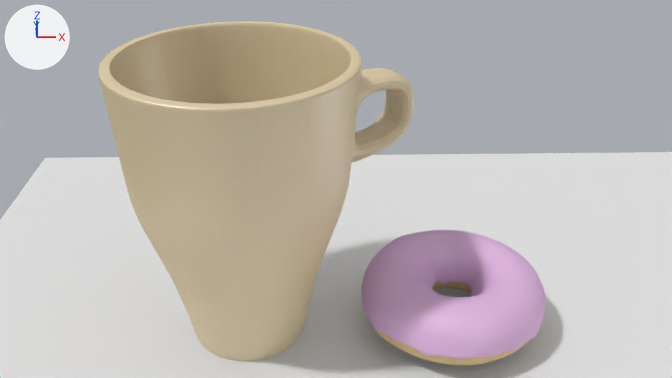
Two versions of the Blender file Quinto-trabajo/mug-modelling.blend, one commit apart.
One viewpoint serves both versions: the file's camera 'Camera'. The lights are fixed; the arrows at upper left show +X, +Y and +Z.
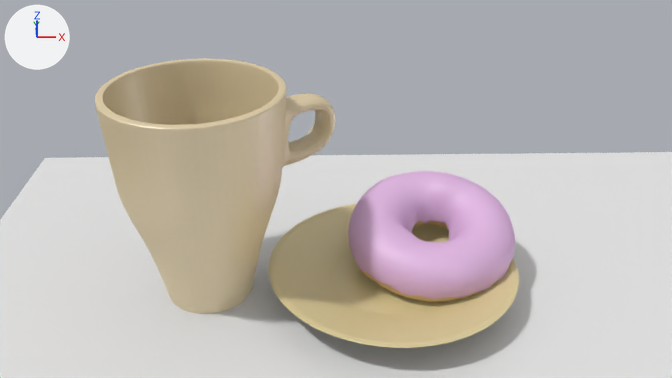
What changed in the scene script:
```text
Add mat_material_003:
    mat_material_003 = bpy.data.materials.new('Material.003')
    # nodes: BsdfAnisotropic, BsdfDiffuse, MixShader, OutputMaterial
    # colours: beige #e7d49b
Add me_cylinder:
    me_cylinder.from_pydata(...)  # 256 vertices, 242 faces; spans x -1.0..1.0, y -1.0..1.0, z -0.56..0.51
    me_cylinder.materials.append(mat_material_003)
Change ob_cylinder:
    ob_cylinder.location: (-2.16, 1.42, 2.33) -> (-2.94, 2.47, 1.89)
    ob_cylinder.scale: (1.77, 1.17, -2.37) -> (1.45, 0.957, -1.94)
Change ob_torus_001:
    ob_torus_001.location: (1.23, 1.41, 0.58) -> (1.08, 2.92, 0.8)
    ob_torus_001.rotation_euler: (0.0, 0.0, 0.0) -> (0.19, 0.0, 0.0)  # degrees (0, 0, 0) -> degrees (11, 0, 0)
Change ob_torus:
    ob_torus.location: (1.23, 1.41, 0.58) -> (1.08, 2.92, 0.8)
    ob_torus.rotation_euler: (0.0, 0.0, 0.0) -> (0.19, 0.0, 0.0)  # degrees (0, 0, 0) -> degrees (11, 0, 0)
Add ob_cylinder_001:
    ob_cylinder_001 = bpy.data.objects.new('Cylinder.001', me_cylinder)
    ob_cylinder_001.location = (0.33, 2.36, 0.3)
    ob_cylinder_001.scale = (2.31, 2.34, 0.493)
    _m = ob_cylinder_001.modifiers.new('Subsurf', 'SUBSURF')
    _m.levels = 2
```

Boxes [x1, y1, x2, y2] around the edits, measured in the pictures (672 x 378 px):
'Cylinder', moved, rescaled (24% narrower, 25% shorter)
    before: [98, 21, 414, 361]
    after: [95, 58, 335, 314]
'Torus.001', moved, turned
    before: [361, 230, 545, 359]
    after: [348, 171, 515, 299]
'Cylinder.001', added
    after: [269, 204, 519, 348]
'Torus', moved, turned
    before: [372, 281, 529, 365]
    after: [360, 220, 480, 302]
